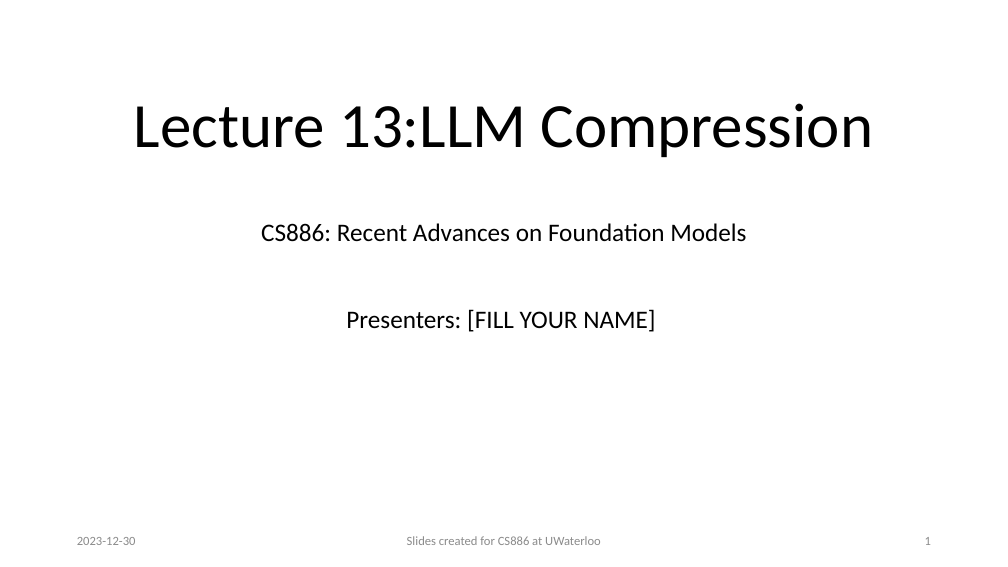
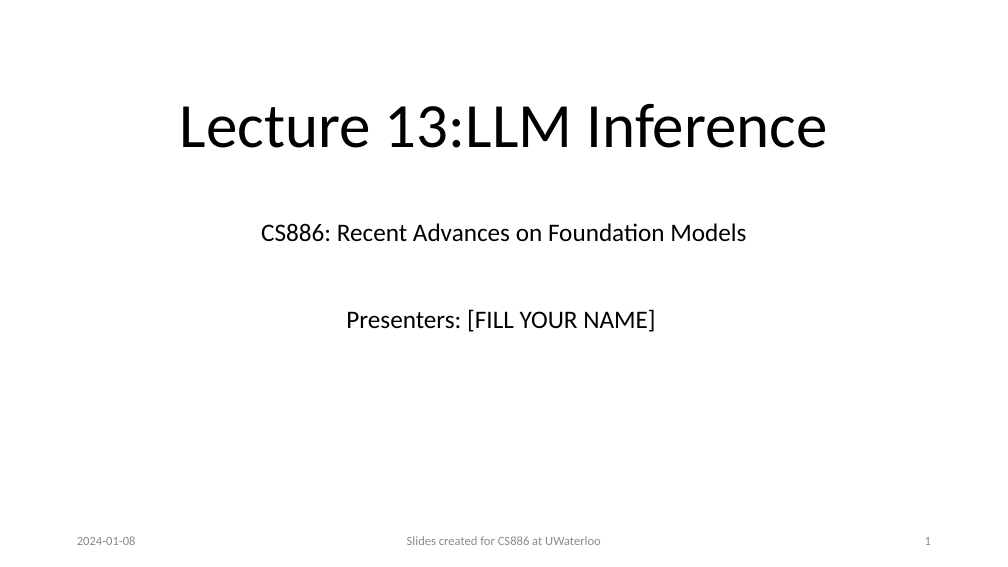
Before and after one commit to wenhuchen/CS886, a slide deck: slide 1 of L13.pptx. Drawn at 1008x567 pixels with LibreOffice and Linux fonts; fonts in the diff are those of the drawing; background and template pictures are left out. Boxes give left, top, right and bottom in pixels: in the first picture for what was removed or moved away, otherwise in the second. Text is boxed around its words. In the diff, an @@ line names an element or a change of style, - is before the commit and + after.

```diff
--- a/L13.pptx
+++ b/L13.pptx
@@ title at (180, 104, 828, 148): text changed @@
-Lecture 13:LLM Compression
+Lecture 13:LLM Inference
@@ text at (77, 536, 136, 545): text changed @@
-2023-12-30
+2024-01-08
```
Also in this commit, not shown: 1 other slide changed, 5 other files.
